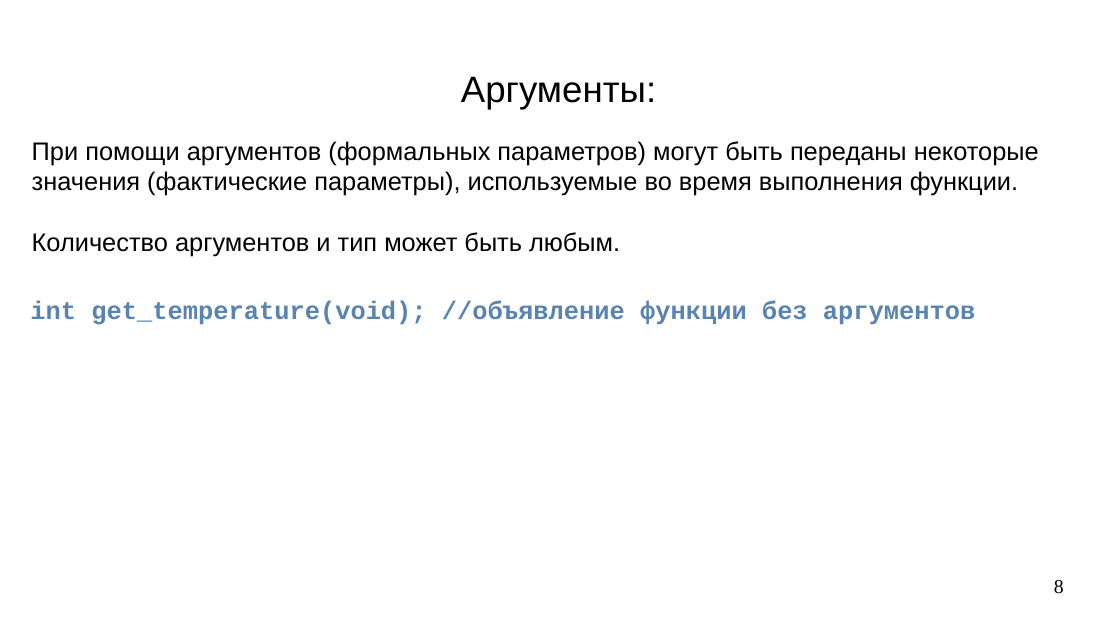
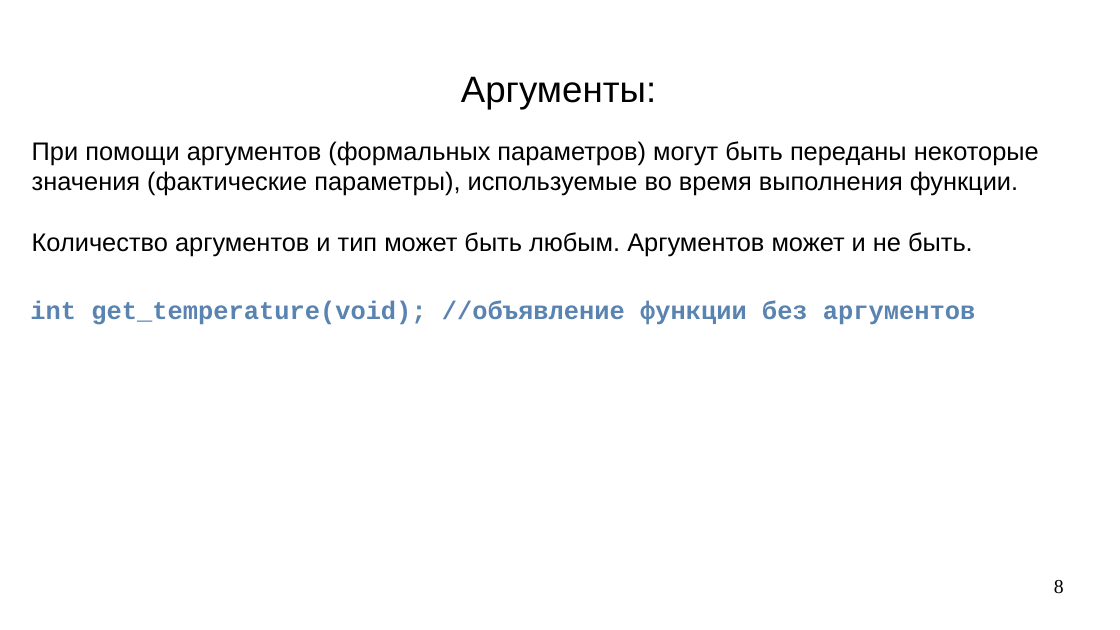
Before and after one commit to steelcraft/stud-lab, a slide deck: slide 8 of Лекции/CBCP01#L4.odp. Drawn at 1120x630 pixels with LibreOffice and Linux fonts; fonts in the diff are those of the drawing. Boxes give left, top, right and bottom in pixels: in the first picture for what was removed or moved away, otherwise in the second. Text is boxed around its words. In the diff, an @@ line names an element or a change of style, - is before the commit and + after.

```diff
--- a/Лекции/CBCP01#L4.odp
+++ b/Лекции/CBCP01#L4.odp
@@ text at (32, 232, 973, 257): text changed @@
-Количество аргументов и тип может быть любым.
+Количество аргументов и тип может быть любым. Аргументов может и не быть.
```
Also in this commit, not shown: 5 other slides changed, 18 slides added, 3 slides removed.
